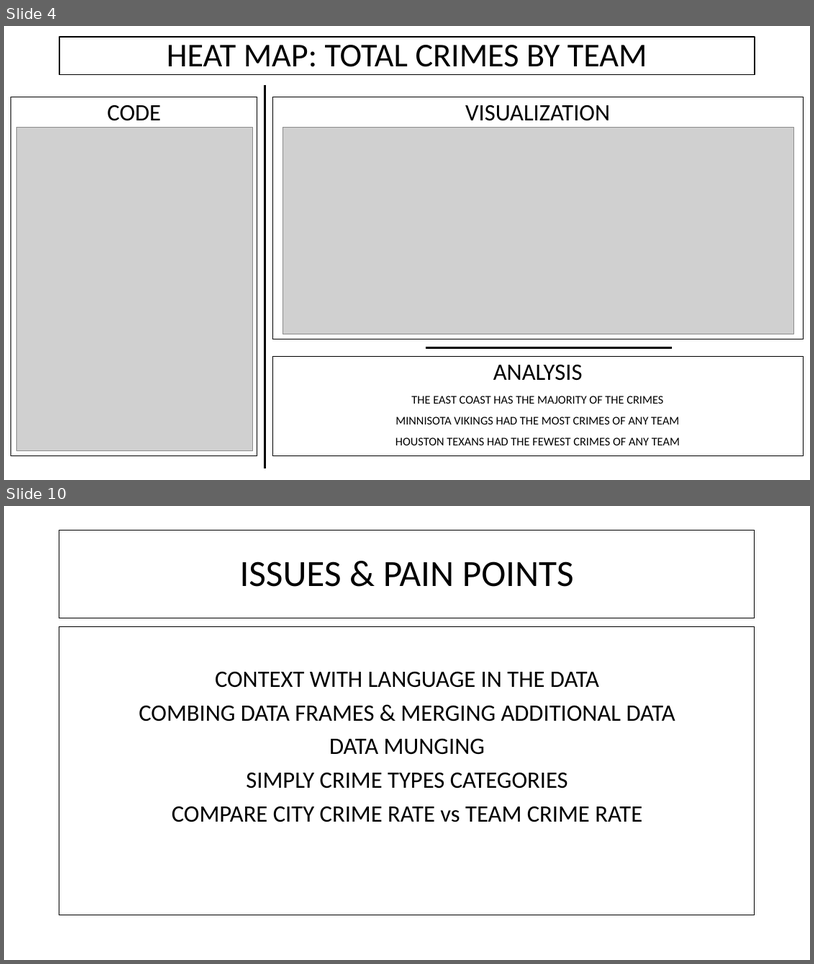
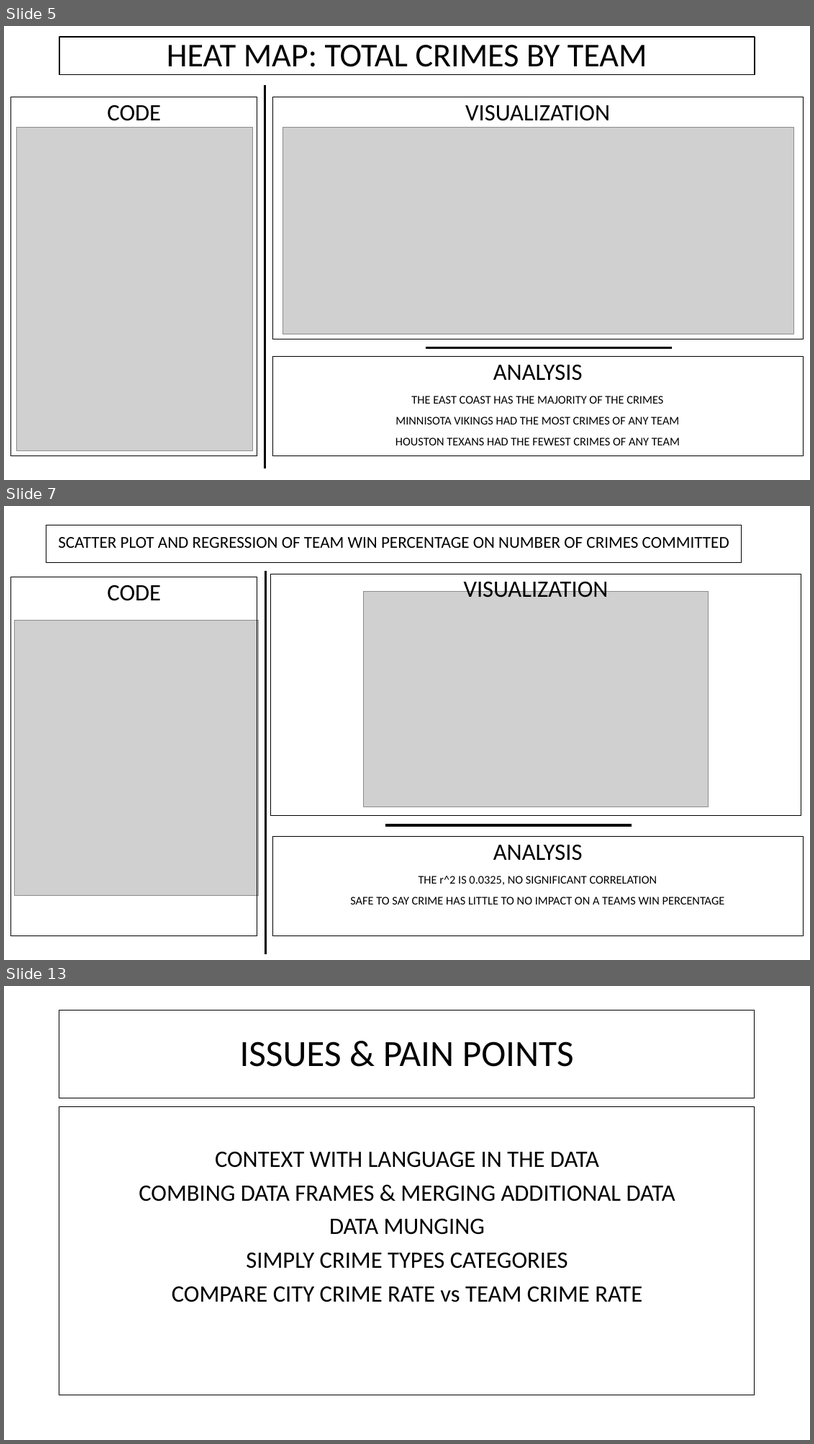
Before and after one commit to alecslaney/project2, a slide deck: CHADS_CODING/CRIME + NFL.pptx. Shown one above the other, each under a label of ours: slides 4 and 10 before the commit, slides 5, 7 and 13 after it; the slides between them are not shown. The pictures are 814x964 and 814x1444 pixels, drawn with LibreOffice and Linux fonts; fonts in the diff are those of the drawing; grey boxes stand for pictures. Boxes give left, top, right and bottom in pixels: in the first picture for what was removed or moved away, otherwise in the second. Text is boxed around its words. In the diff, an @@ line names an element or a change of style, - is before the commit and + after.

```diff
--- a/CHADS_CODING/CRIME + NFL.pptx
+++ b/CHADS_CODING/CRIME + NFL.pptx
@@ slide 7 added at bbox=[4, 506, 810, 960], background #FFFFFF @@
@@ rectangle added at bbox=[46, 525, 742, 563], outline #000000 0.75 pt, 19.8 pt, text #000000 @@
+SCATTER PLOT AND REGRESSION OF TEAM WIN PERCENTAGE ON NUMBER OF CRIMES COMMITTED
@@ rectangle added at bbox=[11, 577, 257, 936], outline #000000 0.75 pt, 28 pt, text #000000 @@
+CODE
@@ line added from (266, 572) to (266, 955), #000000 3 pt @@
@@ rectangle added at bbox=[271, 574, 802, 815], outline #000000 0.75 pt, 28 pt, text #000000 @@
+VISUALIZATION
@@ picture added at bbox=[364, 591, 708, 807] @@
@@ picture added at bbox=[14, 620, 259, 895] @@
@@ line added from (632, 826) to (386, 826), #000000 3 pt @@
@@ rectangle added at bbox=[273, 836, 804, 936], outline #000000 0.75 pt, 14 pt, text #000000 @@
+ANALYSIS
+THE r^2 IS 0.0325, NO SIGNIFICANT CORRELATION
+SAFE TO SAY CRIME HAS LITTLE TO NO IMPACT ON A TEAMS WIN PERCENTAGE
@@ what was slide 4 is now slide 5 @@
@@ what was slide 10 is now slide 13 @@
```
Also in this commit, not shown: 2 slides changed, 8 other slides added, 5 slides removed.
